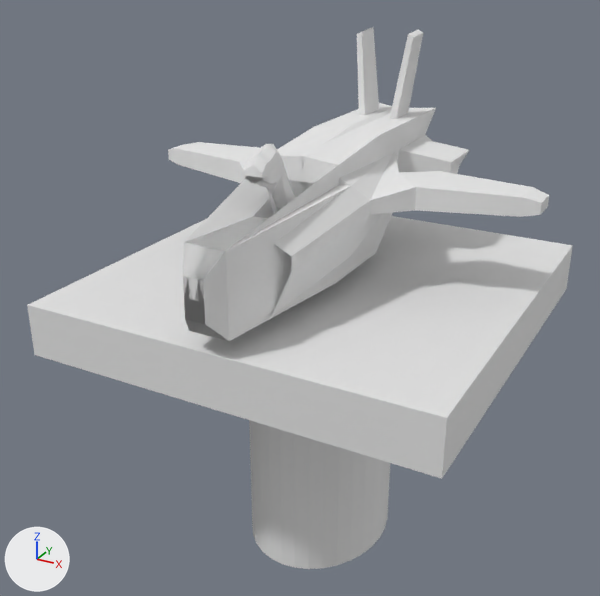
The Blender file Assets/Models/src/tower-baseAvion.blend, before and after one commit.
Before and after are seen from a 50 mm lens placed at (7.01, -13.73, 9.63), pointed at (-0.4, -0.25, 2.89). Lighting does not change. The marker at lower left points along +X, +Y and +Z.
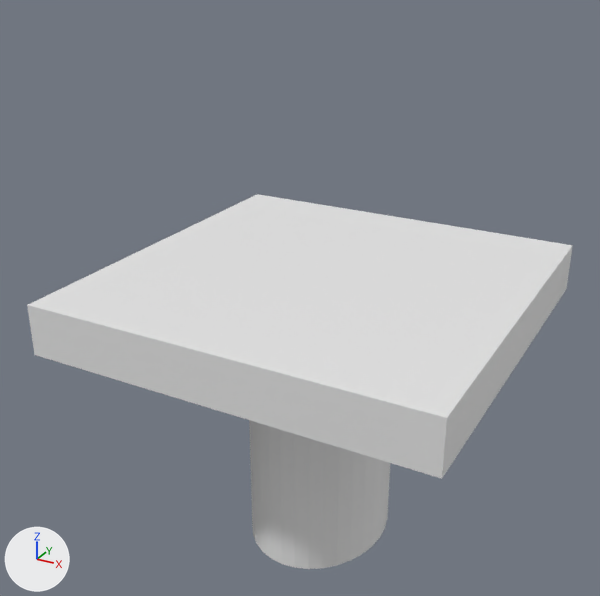
The newer file is also turned or shifted as a whole; pictures and numbers use the older file's frame.

Location of each change, (x1, y1, x2, y2) in pixels of the pictures (600 x 596 px):
'Cube', deleted
    before: (168, 27, 549, 341)
    faces in mat_material_000 (its picture is missing): (168, 27, 549, 341)
    faces in mat_materialaptu_001 (its picture is missing): (244, 144, 296, 214)

Diff of the bpy script that builds the scene:
```diff
--- a/Assets/Models/src/tower-baseAvion.blend.py
+++ b/Assets/Models/src/tower-baseAvion.blend.py
@@ ob_cube @@
-ob_cube = bpy.data.objects.new('Cube', me_cube_001)
-ob_cube.location = (0.0, 0.0, 0.0)
-ob_cube.scale = (0.721, 0.9, 1.41)
```
